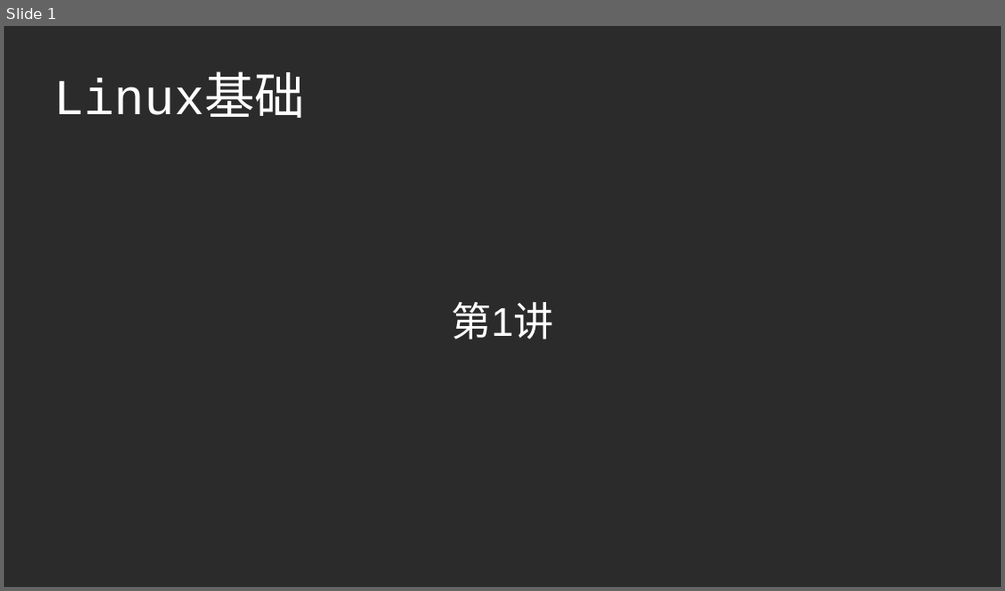
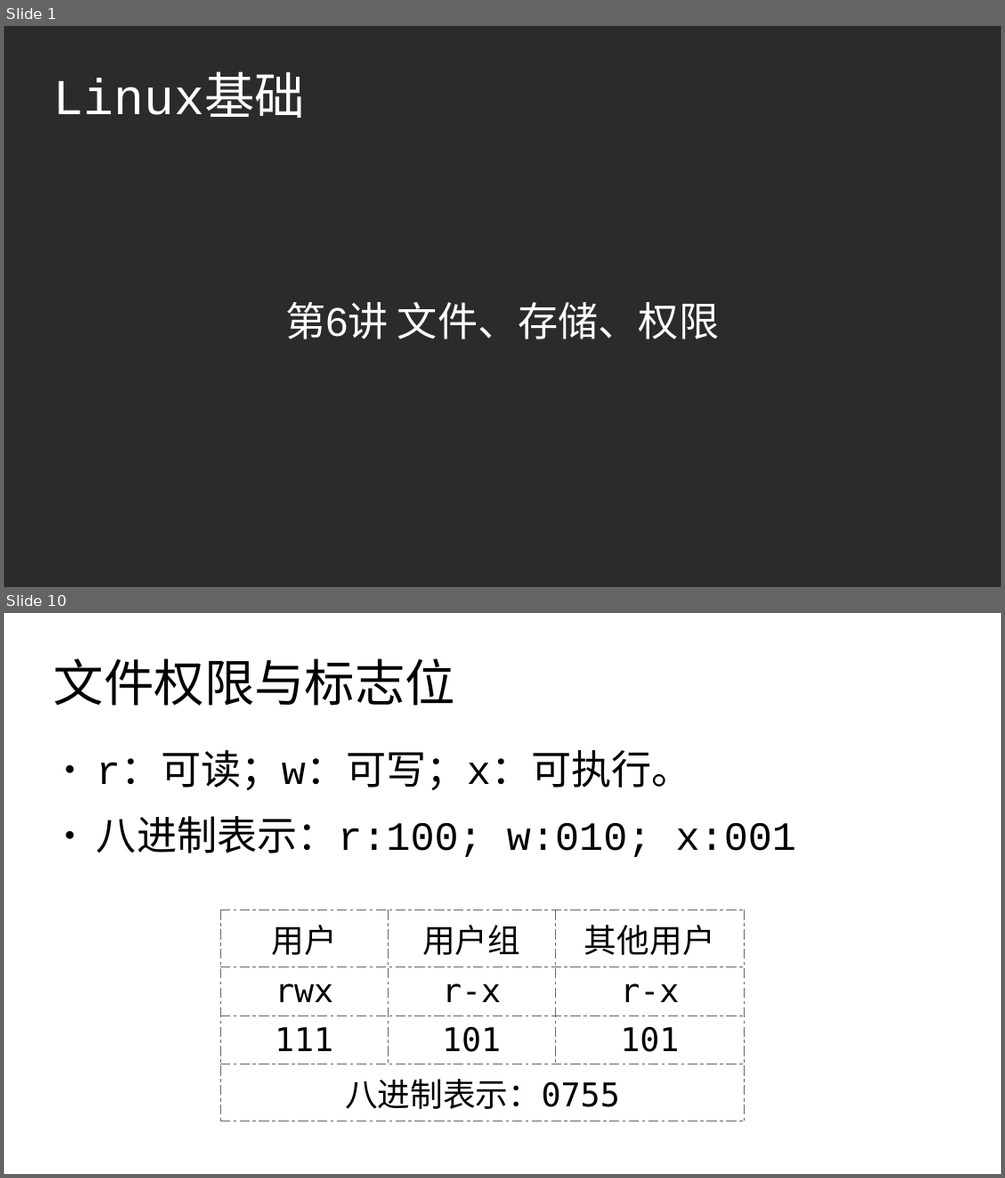
Before and after one commit to master-genius/linux-system, a slide deck: ch06/ch06-用户管理.odp. Shown one above the other, each under a label of ours: slide 1 before the commit, slides 1 and 10 after it; the slides between them are not shown. The pictures are 1005x591 and 1005x1178 pixels, drawn with LibreOffice and Linux fonts; fonts in the diff are those of the drawing; background and template pictures are left out; a plain dark background stands for a picture behind light text. Boxes give left, top, right and bottom in pixels: in the first picture for what was removed or moved away, otherwise in the second. Text is boxed around its words. In the diff, an @@ line names an element or a change of style, - is before the commit and + after.

```diff
--- a/ch06/ch06-用户管理.odp
+++ b/ch06/ch06-用户管理.odp
@@ slide 10 added at [4, 613, 1001, 1174], background #FFFFFF @@
@@ title added at [54, 658, 455, 706], 40 pt, text #000000 @@
+文件权限与标志位
@@ text added at [97, 755, 796, 857], 32 pt, text #000000 @@
+● r：可读；w：可写；x：可执行。
+● 八进制表示：r:100; w:010; x:001
@@ table added at [220, 910, 744, 1119], 4 rows, 3 columns @@
+用户 | 用户组 | 其他用户
+rwx | r-x | r-x
+111 | 101 | 101
+八进制表示：0755 |  | 
@@ slide 1 changed as well @@
@@ subtitle at [285, 302, 719, 339]: text changed @@
-第1讲
+第6讲 文件、存储、权限
```
Also in this commit, not shown: 18 other slides added, 1 slide removed, 6 other files.
